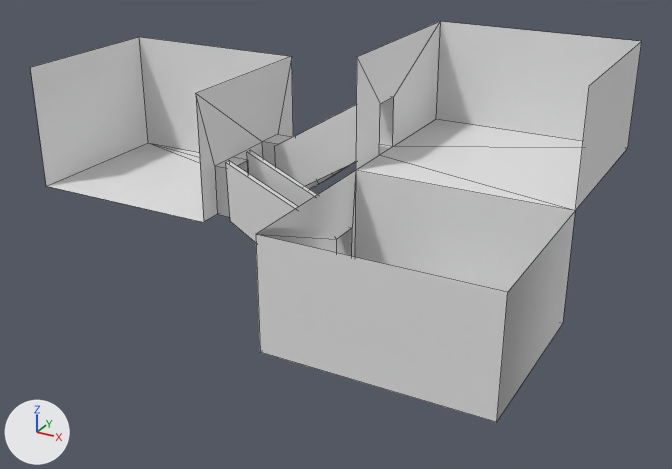
The FBX model Assets/Art/Models/Buildings/buildingcollider.fbx as it was, and as the next commit left it.
Camera for both pictures: a camera (50 mm lens) standing at (23.8, -39.7, 22.3) and looking at (2.8, -1.5, 3.2). Arrows for +X, +Y and +Z are at lower left; the lights stay in place. Mesh edges are drawn as thin lines. Where no turn or scale is listed for an object, it has been applied to the vertices.

The first picture shows 'Buildingcoliider'.
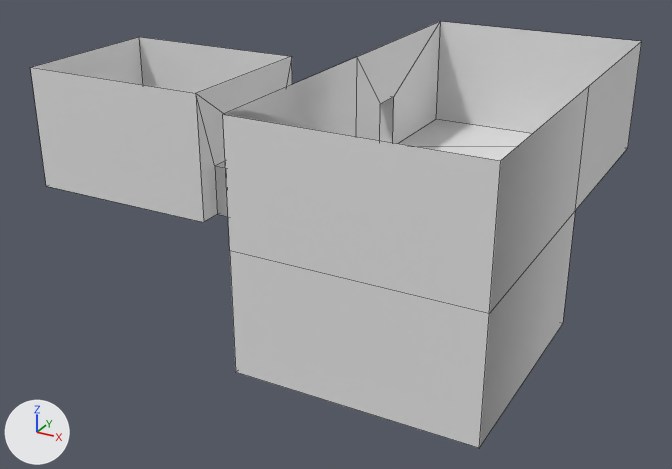
The newer file is also rescaled (x1.281) as a whole; pictures and numbers use the older file's frame.

Edits to the scene script, one JSON object a line:
```json
{"block": "me_cube_024", "where": "me_cube_024.from_pydata(...)  # 132 vertices, 106 faces; spans x -14.6..14.6, y -10.0..9.0, z 0.5..12.4"}
{"block": "me_cube_024", "where": "# used by ob_buildingcoliider; location = (0.0, 0.0, 0.0)"}
{"block": "me_cube_024", "where": "# verts and faces of me_cube_024; kept vertices keep their numbers, new ones are numbered from 132"}
{"block": "me_cube_024", "where": "# before: 1 (-14.6, -4.1, 3.6) at pixel (46, 186), 3 (-14.6, -4.1, 10.4) at pixel (30, 67), 16 (-3.6, -4.1, 10.4) at pixel (195, 93), 17 (-3.6, -4.1, 3.6) at pixel (203, 222), 24 (14.6, -1.0, 6.7) at pixel (575, 210)"}
{"block": "me_cube_024", "where": "# before: 26 (14.6, -1.0, 12.4) at pixel (589, 85), 28 (3.6, -1.0, 12.4) at pixel (356, 56), 29 (3.6, -1.0, 6.7) at pixel (355, 170), 38 (14.6, -10.0, 1.0) at pixel (496, 422), 40 (14.6, -10.0, 6.7) at pixel (507, 292)"}
{"block": "me_cube_024", "where": "# before: 41 (3.6, -10.0, 6.7) at pixel (255, 234), 42 (3.6, -10.0, 1.0) at pixel (260, 352)"}
{"block": "me_cube_024", "change": "me_cube_024 part 1"}
{"op": "add", "block": "me_cube_024", "code": "for i in [38, 40, 41, 42]: verts[i] += (0.0, -1.9, 0.0)"}
{"op": "add", "block": "me_cube_024", "code": "verts[132] = (3.6, -11.9, 12.4)  # pixel (222, 114)"}
{"op": "add", "block": "me_cube_024", "code": "verts[133] = (14.6, -11.9, 12.4)  # pixel (500, 160)"}
{"op": "add", "block": "me_cube_024", "code": "faces += [(28, 132, 41, 29), (24, 40, 133, 26), (1, 3, 16, 17), (40, 133, 132, 41)]"}
```

Where the change shows, as pixel boxes (x1, y1, x2, y2) in the pictures (672 x 469 px):
```json
{"object": "Buildingcoliider", "change": "reshaped", "before": [30, 21, 642, 422], "after": [30, 21, 642, 448], "on screen": "6% taller"}
{"part": 1, "of": "me_cube_024", "change": "built on", "before": [256, 170, 575, 422], "after": [30, 57, 589, 448]}
```
